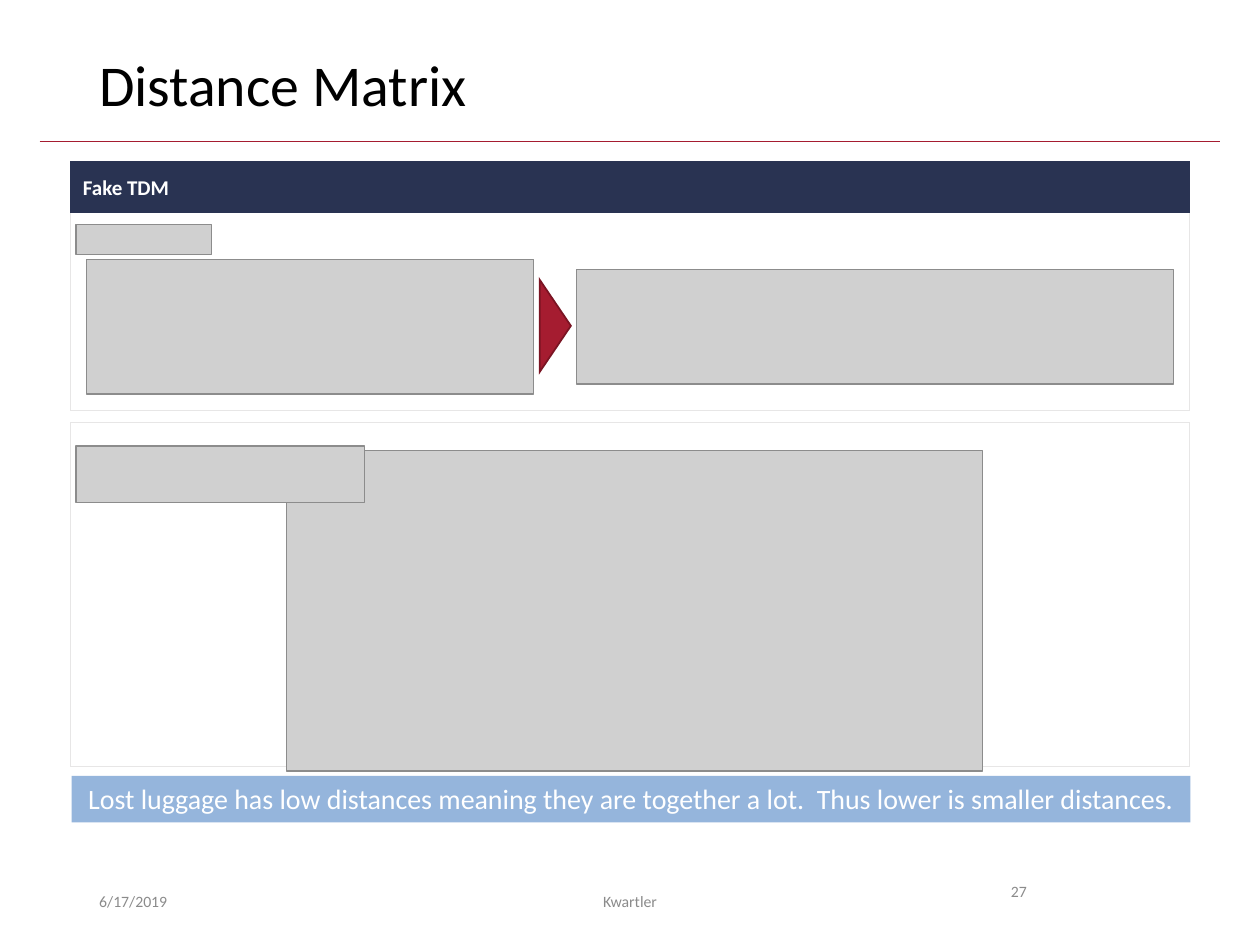
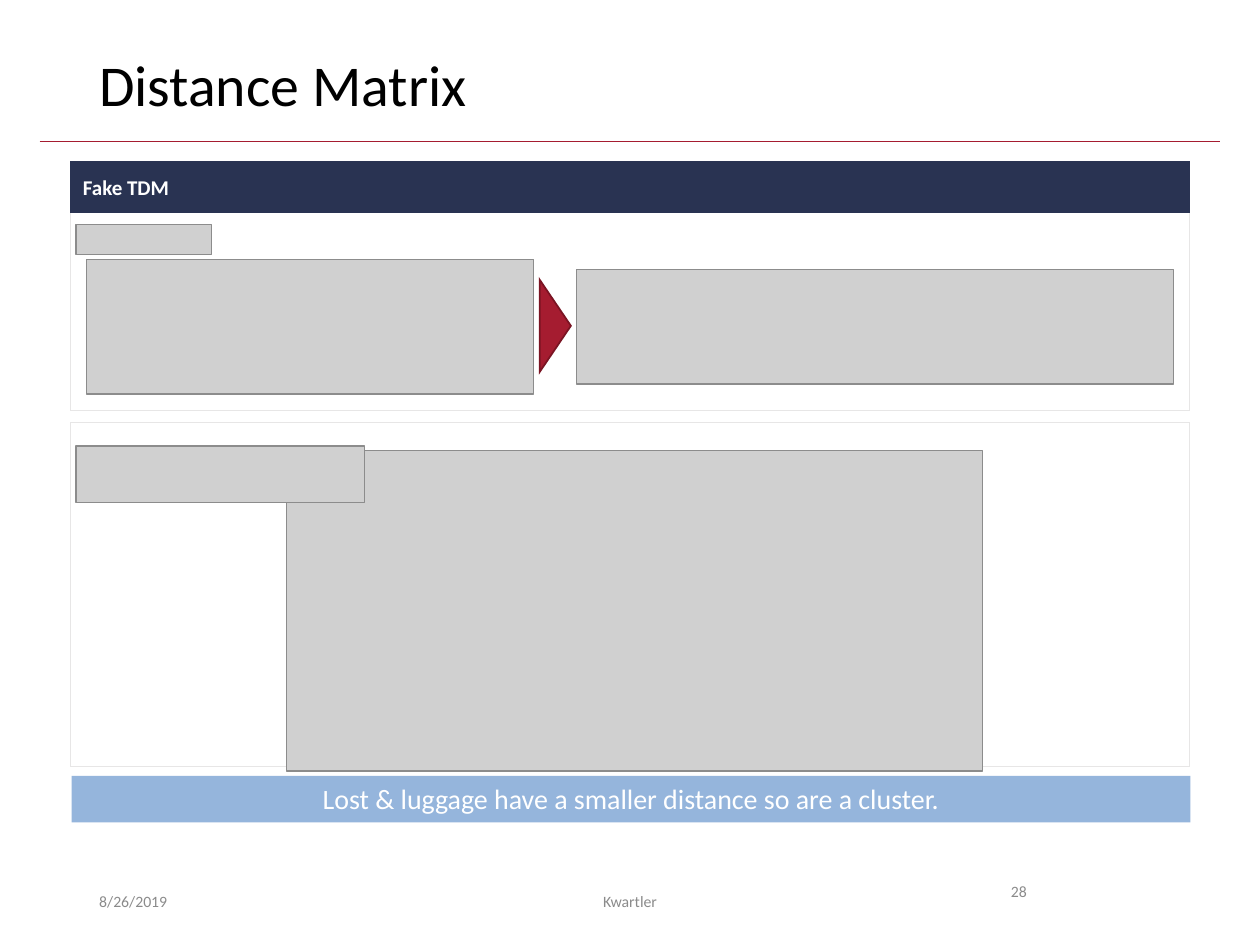
Before and after one commit to kwartler/GSERM_TextMining, a slide deck: slide 28 of B_Tuesday/GSERM_Tuesday_Basic_Visuals_v2.pptx (slide 27 before the commit). Drawn at 1260x945 pixels with LibreOffice and Linux fonts; fonts in the diff are those of the drawing; grey boxes stand for pictures; background and template pictures are left out. Boxes give left, top, right and bottom in pixels: in the first picture for what was removed or moved away, otherwise in the second. Text is boxed around its words. In the diff, an @@ line names an element or a change of style, - is before the commit and + after.

```diff
--- a/B_Tuesday/GSERM_Tuesday_Basic_Visuals_v2.pptx
+++ b/B_Tuesday/GSERM_Tuesday_Basic_Visuals_v2.pptx
@@ text in rectangle at (x1=323, y1=789, x2=938, y2=814): text changed @@
-Lost luggage has low distances meaning they are together a lot. Thus lower is smaller distances.
+Lost & luggage have a smaller distance so are a cluster.
@@ text at (x1=99, y1=896, x2=167, y2=908): text changed @@
-6/17/2019
+8/26/2019
@@ page number at (x1=1011, y1=886, x2=1027, y2=897): text changed @@
-27
+28
```
Also in this commit, not shown: 66 other slides changed, 1 slide added.
